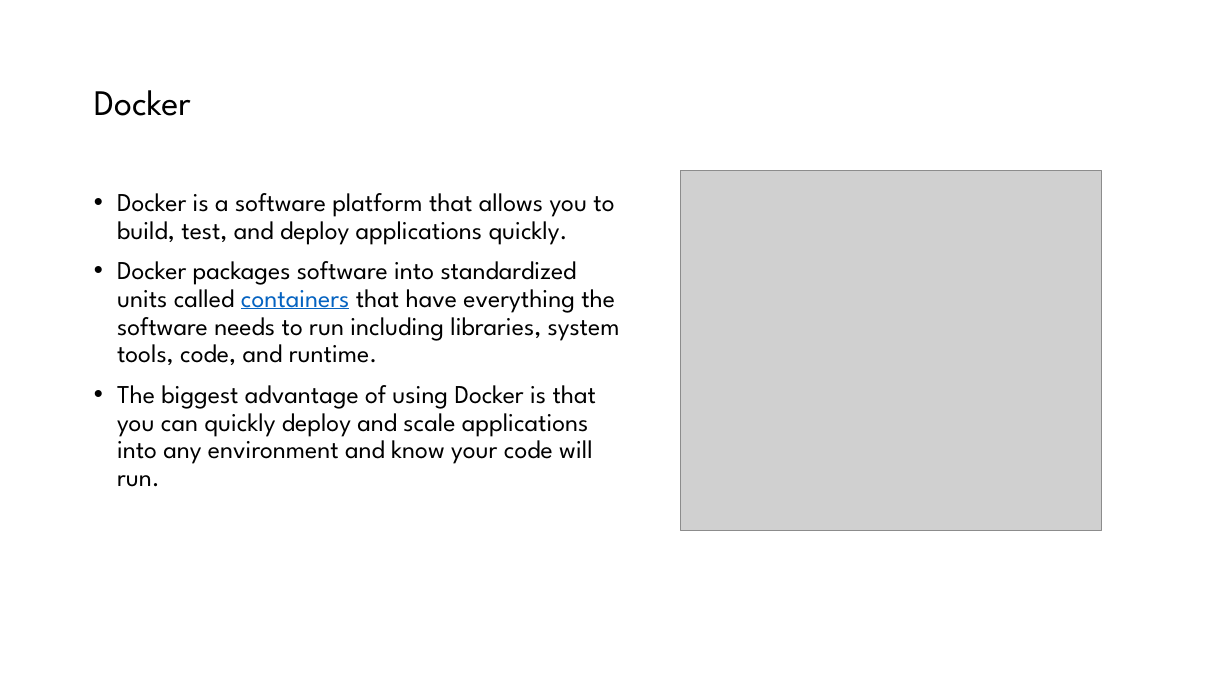
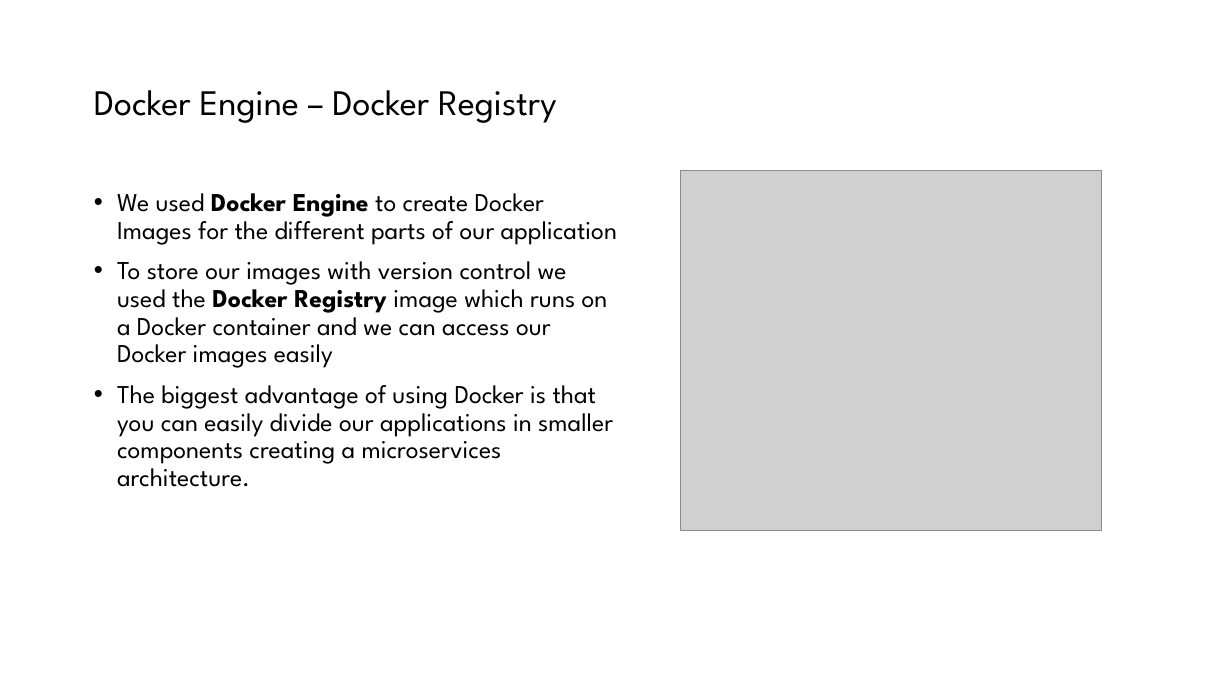
Before and after one commit to Uni-Systems-SMSA/DevOps_Sample_Case, a slide deck: slide 7 of Intership Presentation/DevOps_sample_draft_290823.pptx. Drawn at 1232x693 pixels with LibreOffice and Linux fonts; fonts in the diff are those of the drawing; grey boxes stand for pictures; background and template pictures are left out. Boxes give left, top, right and bottom in pixels: in the first picture for what was removed or moved away, otherwise in the second. Text is boxed around its words. In the diff, an @@ line names an element or a change of style, - is before the commit and + after.

```diff
--- a/Intership Presentation/DevOps_sample_draft_290823.pptx
+++ b/Intership Presentation/DevOps_sample_draft_290823.pptx
@@ title at (x1=94, y1=90, x2=557, y2=123): text changed @@
-Docker
+Docker Engine – Docker Registry
@@ text at (x1=117, y1=193, x2=617, y2=487): text changed @@
-• Docker is a software platform that allows you to build, test, and deploy applications quickly.
-• Docker packages software into standardized units called containers that have everything the software needs to run including libraries, system tools, code, and runtime.
-• The biggest advantage of using Docker is that you can quickly deploy and scale applications into any environment and know your code will run.
+• We used Docker Engine to create Docker Images for the different parts of our application
+• To store our images with version control we used the Docker Registry image which runs on a Docker container and we can access our Docker images easily
+• The biggest advantage of using Docker is that you can easily divide our applications in smaller components creating a microservices architecture.
```
Also in this commit, not shown: 4 other slides changed.
